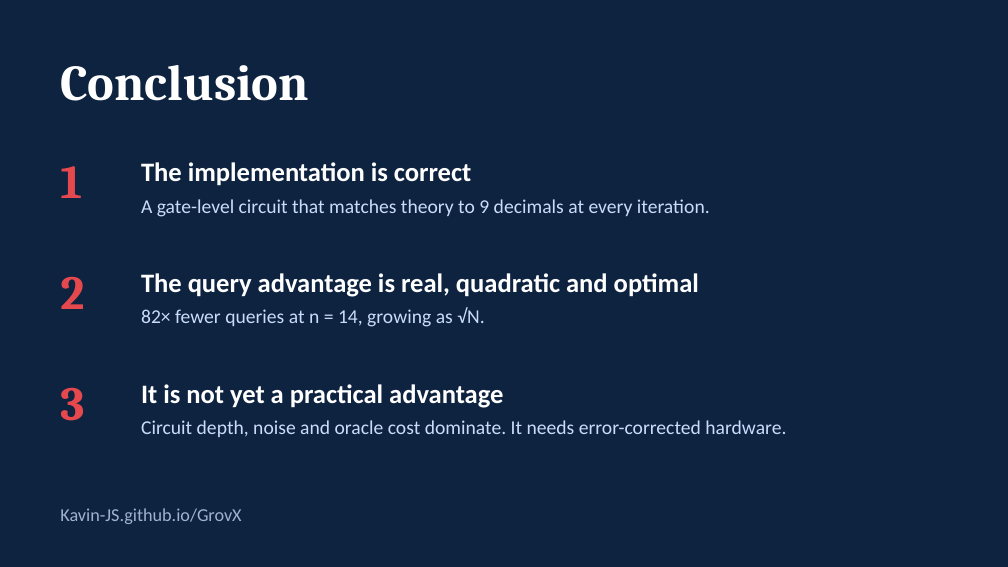
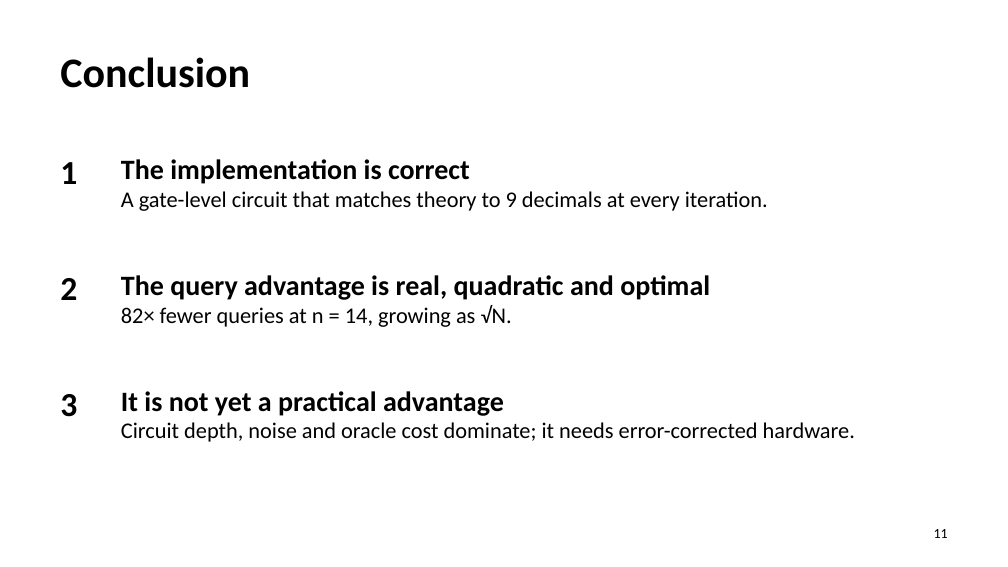
Before and after one commit to Kavin-JS/GrovX, a slide deck: slide 11 of files/GrovX_Presentation.pptx. Drawn at 1008x567 pixels with LibreOffice and Linux fonts; fonts in the diff are those of the drawing. Boxes give left, top, right and bottom in pixels: in the first picture for what was removed or moved away, otherwise in the second. Text is boxed around its words. In the diff, an @@ line names an element or a change of style, - is before the commit and + after.

```diff
--- a/files/GrovX_Presentation.pptx
+++ b/files/GrovX_Presentation.pptx
@@ background #0E2340 to #FFFFFF @@
@@ text "Conclusion" at [60,57,250,88]: size 36 to 30 pt, font Cambria to Calibri, text colour #FFFFFF to #000000 @@
@@ text at [121,159,470,184]: size 19 to 20 pt, text colour #FFFFFF to #000000 in "The implementation is correct" @@
@@ text "The implementation is correct": place and size @@
-text "The implementation is correct" at [141,162,471,186]
+text "The implementation is correct" at [121,159,768,211]
@@ text "The implementation is correct" at [121,159,768,211]: vertical alignment middle to top @@
@@ text at [121,191,768,211]: paragraph added @@
+A gate-level circuit that matches theory to 9 decimals at every iteration.
@@ text removed at [141,199,710,217] @@
-A gate-level circuit that matches theory to 9 decimals at every iteration.
@@ size 34 to 24 pt, font Cambria to Calibri, text colour #E5484D to #000000 in 3 elements at [60,162,77,184], [60,394,77,417], [60,278,77,300] @@
@@ text "The query advantage is real, ...": place and size @@
-text "The query advantage is real, ..." at [141,307,484,327]
+text "The query advantage is real, ..." at [121,275,710,327]
@@ text at [121,275,710,300]: paragraph added @@
+The query advantage is real, quadratic and optimal
@@ text removed at [141,273,699,297] @@
-The query advantage is real, quadratic and optimal
@@ text at [121,305,512,327]: size 14 to 16 pt, text colour #CADCFC to #000000 in "82× fewer queries at n = 14, ..." @@
@@ text "3": place and size @@
-text "3" at [60,387,84,421]
+text "3" at [60,394,77,417]
@@ text removed at [141,384,503,408] @@
-It is not yet a practical advantage
@@ text at [121,391,855,442]: text changed; size 14 to 16 pt; text colour #CADCFC to #000000 @@
-Circuit depth, noise and oracle cost dominate. It needs error-corrected hardware.
+It is not yet a practical advantage
+Circuit depth, noise and oracle cost dominate; it needs error-corrected hardware.
@@ text removed at [60,508,241,524] @@
-Kavin-JS.github.io/GrovX
@@ page number added at [934,529,948,538], 10 pt, text #000000 @@
+11
```
Also in this commit, not shown: 10 other slides changed, 13 other files.
